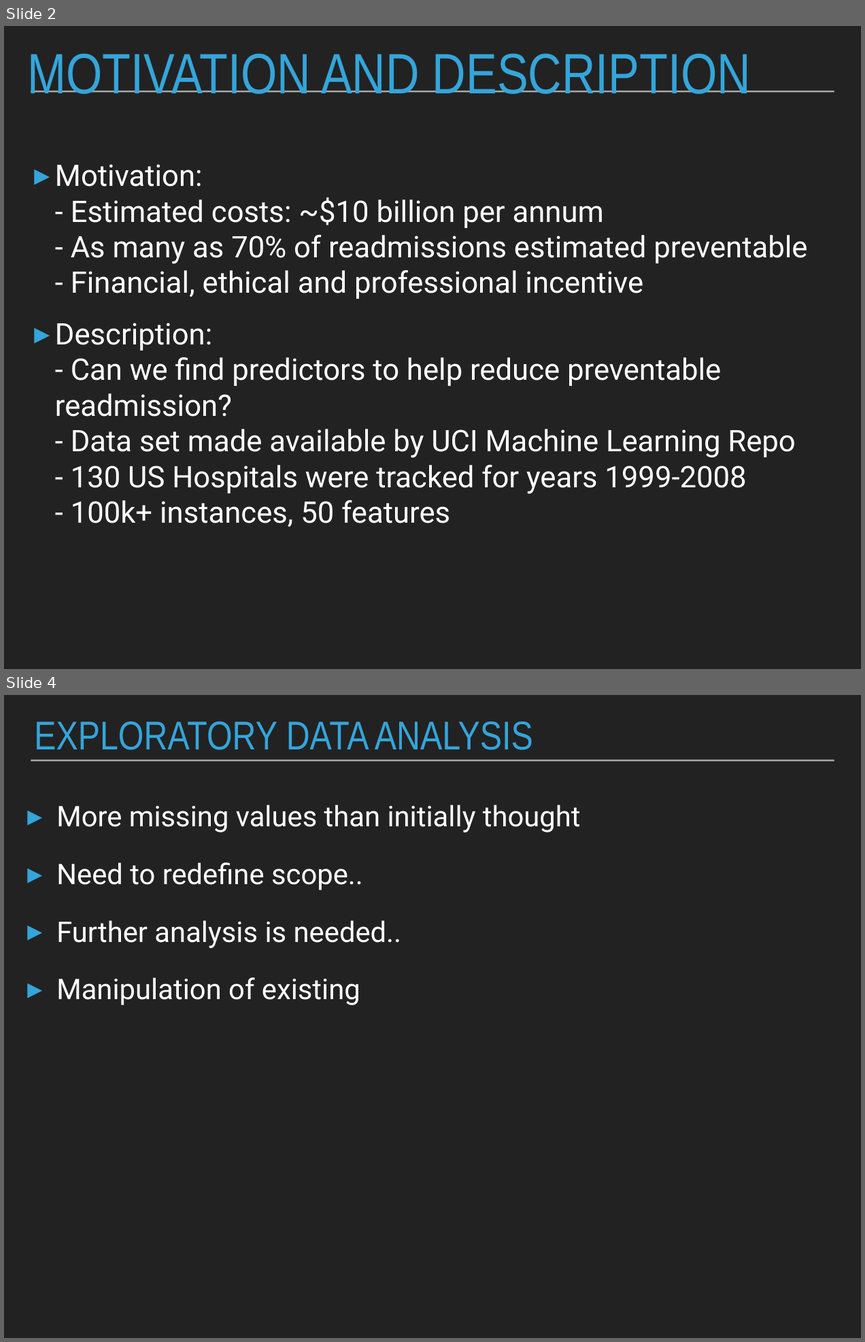
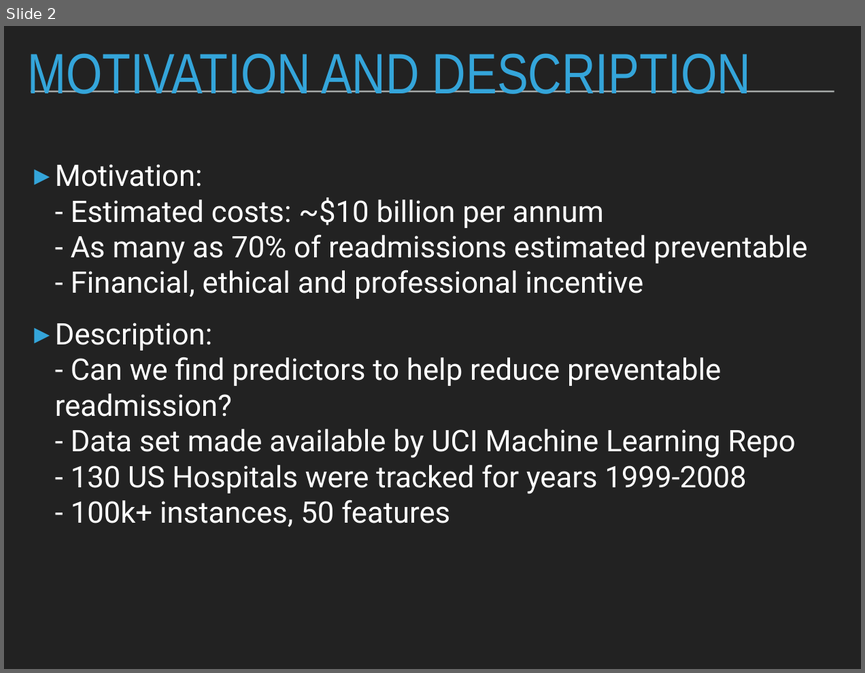
Before and after one commit to clstaub/Predicting_Hospital_Readmissions, a slide deck: Predicting_Hospital_Readmissions.pptx. Shown one above the other, each under a label of ours: slides 2 and 4 before the commit, slide 2 after it; the slides between them are not shown. The pictures are 865x1342 and 865x673 pixels, drawn with LibreOffice and Linux fonts; fonts in the diff are those of the drawing. Boxes give left, top, right and bottom in pixels: in the first picture for what was removed or moved away, otherwise in the second. Text is boxed around its words. In the diff, an @@ line names an element or a change of style, - is before the commit and + after.

```diff
--- a/Predicting_Hospital_Readmissions.pptx
+++ b/Predicting_Hospital_Readmissions.pptx
@@ slide 4 removed at [4,695,861,1338], background #222222; not listed: 1 template element that a slide beside it also shows @@
@@ title removed at [34,722,533,750] @@
-EXPLORATORY DATA ANALYSIS
@@ text removed at [56,804,581,1005] @@
-▸ More missing values than initially thought
-▸ Need to redefine scope..
-▸ Further analysis is needed..
-▸ Manipulation of existing
```
Also in this commit, not shown: 2 slides changed, 2 slides added, 1 other slide removed, 3 other files.
